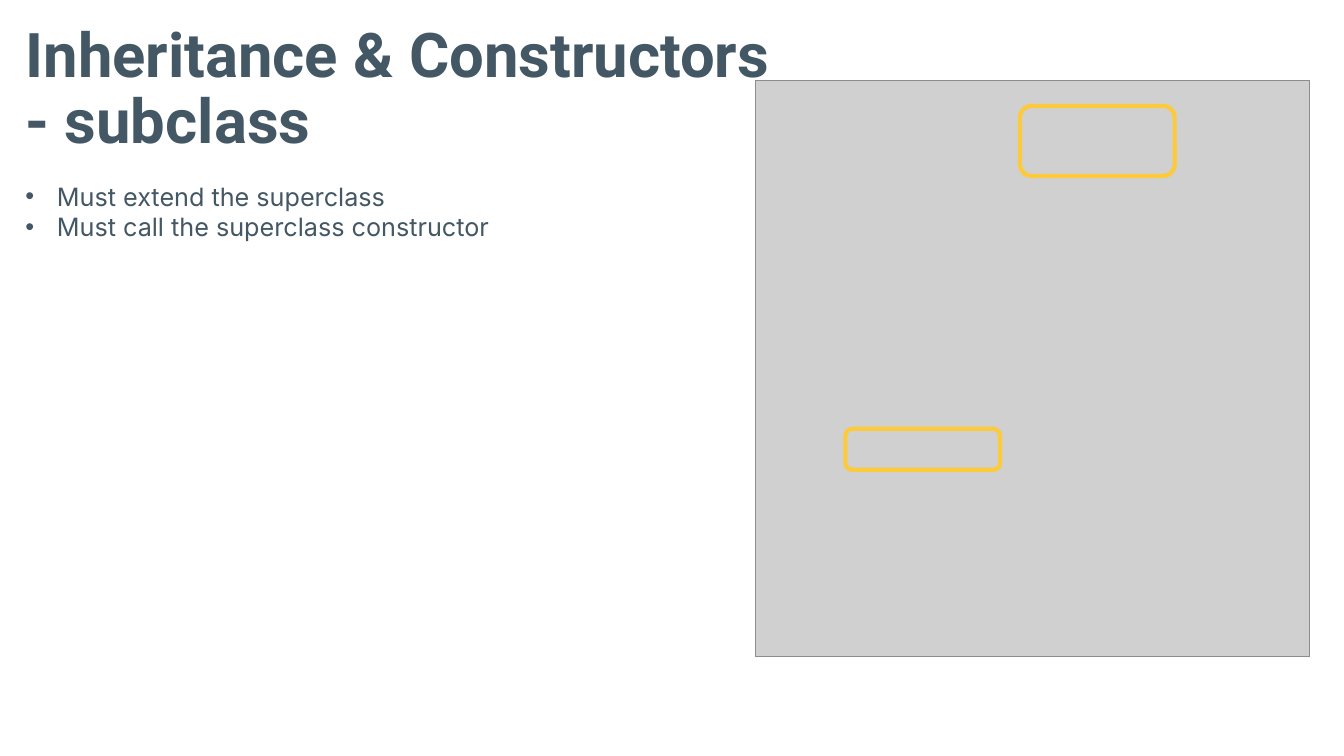
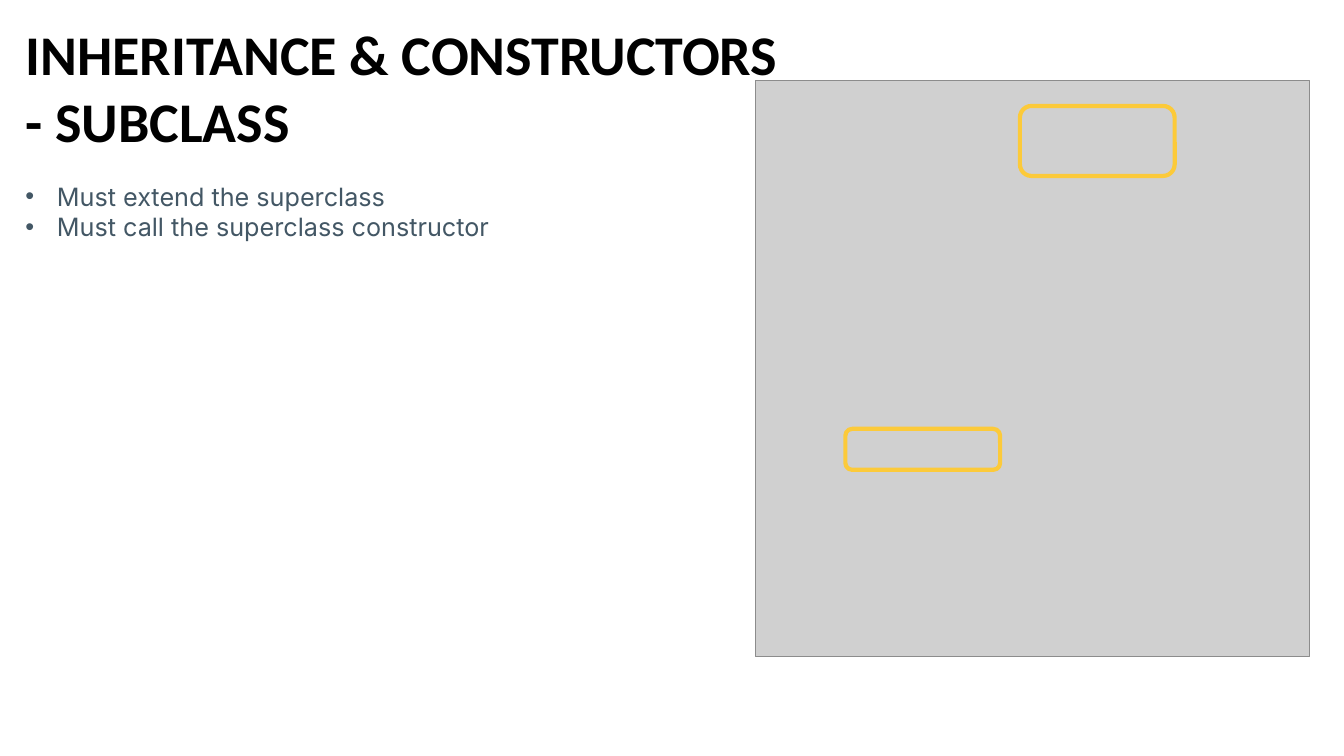
Before and after one commit to Programming-Fundamentals-SETU/prog-fund-2-jan-26, a slide deck: slide 19 of topic08-inheritance/unit-08a-lectures/talk-3-inheritance-v2/a-inheritance-v2.pptx. Drawn at 1344x756 pixels with LibreOffice and Linux fonts; fonts in the diff are those of the drawing; grey boxes stand for pictures. Boxes give left, top, right and bottom in pixels: in the first picture for what was removed or moved away, otherwise in the second. Text is boxed around its words. In the diff, an @@ line names an element or a change of style, - is before the commit and + after.

```diff
--- a/topic08-inheritance/unit-08a-lectures/talk-3-inheritance-v2/a-inheritance-v2.pptx
+++ b/topic08-inheritance/unit-08a-lectures/talk-3-inheritance-v2/a-inheritance-v2.pptx
@@ title "INHERITANCE & CONSTRUCTORS - SUBCLASS" at box(26, 38, 777, 143): vertical alignment bottom to top @@
@@ title at box(26, 38, 777, 143): text changed; size 44 to 40 pt; font Roboto to Calibri; text colour #435765 to #000000 @@
-Inheritance & Constructors
-- subclass
+INHERITANCE & CONSTRUCTORS
+- SUBCLASS
```
Also in this commit, not shown: 17 other slides changed, 10 other files.
